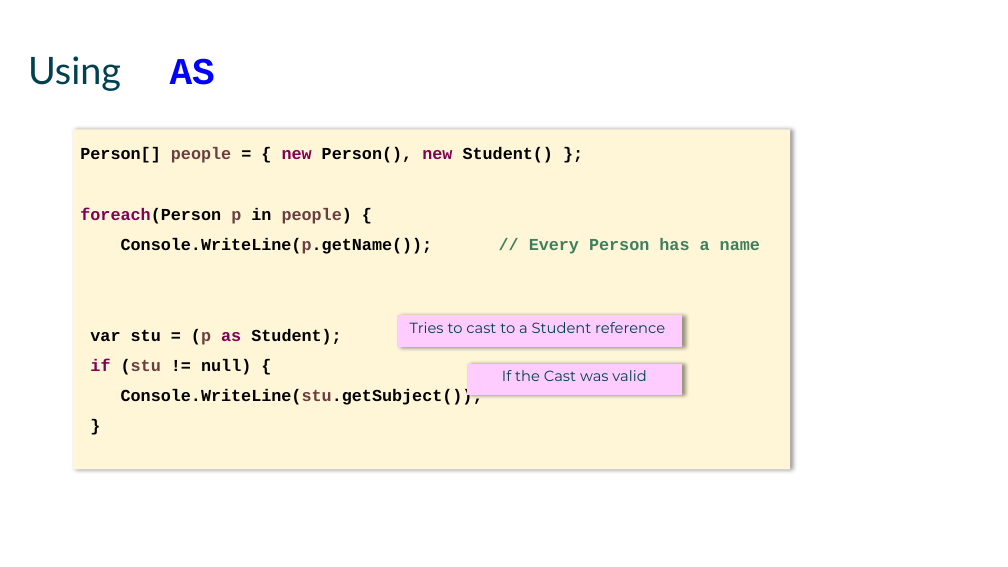
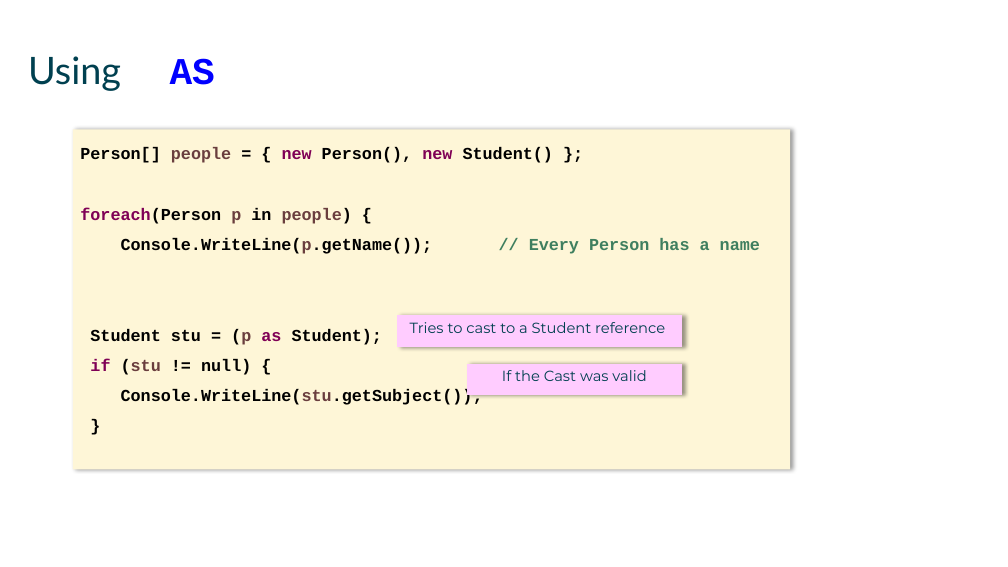
Before and after one commit to mikebaradaran/csharp, a slide deck: slide 13 of 08-Polymorphism.pptx. Drawn at 1008x567 pixels with LibreOffice and Linux fonts; fonts in the diff are those of the drawing. Boxes give left, top, right and bottom in pixels: in the first picture for what was removed or moved away, otherwise in the second. Text is boxed around its words. In the diff, an @@ line names an element or a change of style, - is before the commit and + after.

```diff
--- a/08-Polymorphism.pptx
+++ b/08-Polymorphism.pptx
@@ text in rectangle at [90, 329, 382, 345]: text changed @@
-var stu = (p as Student);
+Student stu = (p as Student);
```
Also in this commit, not shown: 1 other slide changed.
